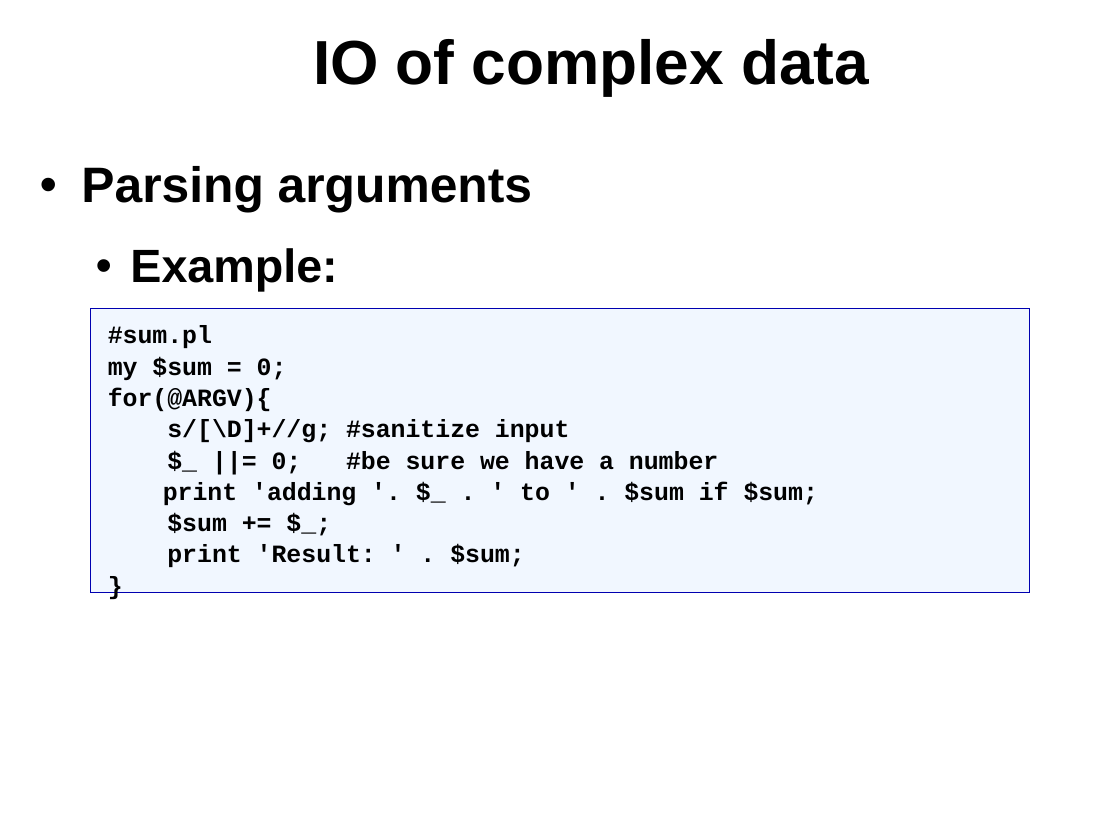
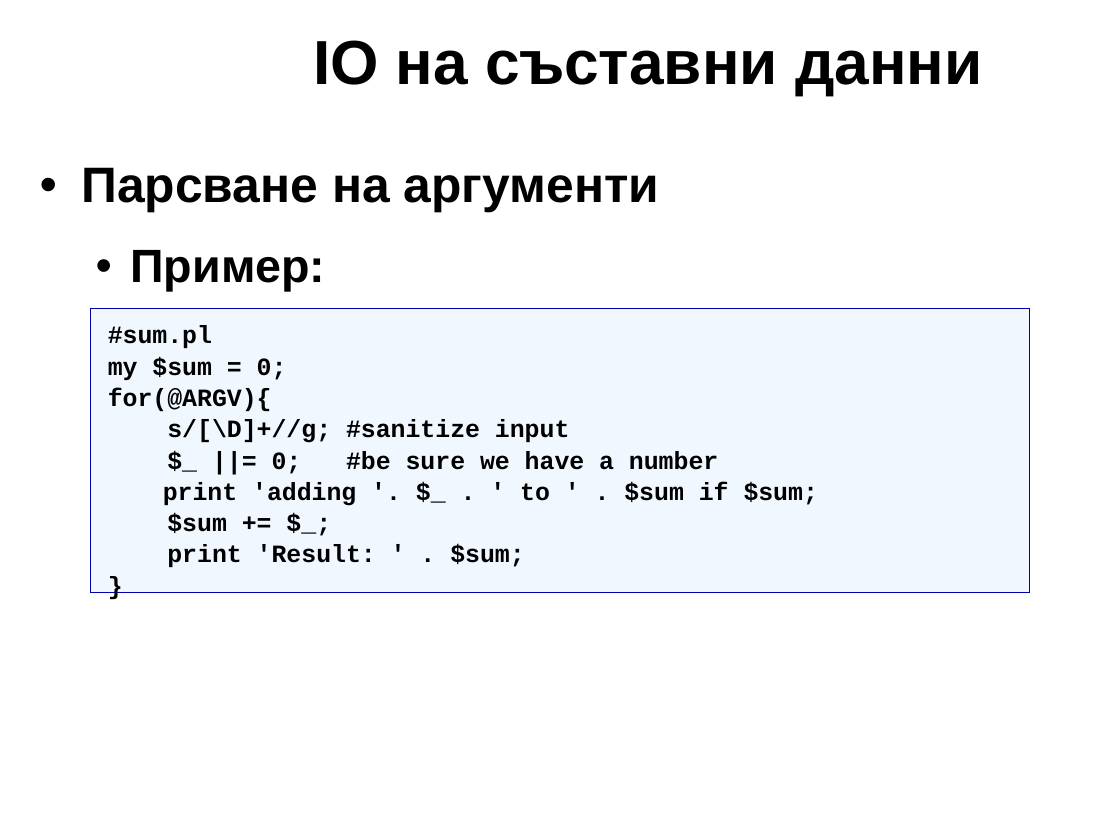
Before and after one commit to kberov/PerlProgrammingCourse, a slide deck: slide 18 of 06_io_bg.odp. Drawn at 1120x840 pixels with LibreOffice and Linux fonts; fonts in the diff are those of the drawing; background and template pictures are left out. Boxes give left, top, right and bottom in pixels: in the first picture for what was removed or moved away, otherwise in the second. Text is boxed around its words. In the diff, an @@ line names an element or a change of style, - is before the commit and + after.

```diff
--- a/06_io_bg.odp
+++ b/06_io_bg.odp
@@ title at bbox=[313, 40, 982, 95]: text changed @@
-IO of complex data
+IO на съставни данни
@@ text at bbox=[81, 167, 659, 291]: text changed @@
-• Parsing arguments
-  • Example:
+• Парсване на аргументи
+  • Пример:
```
Also in this commit, not shown: 25 other slides changed, 17 slides added, 17 slides removed, 2 other files.
